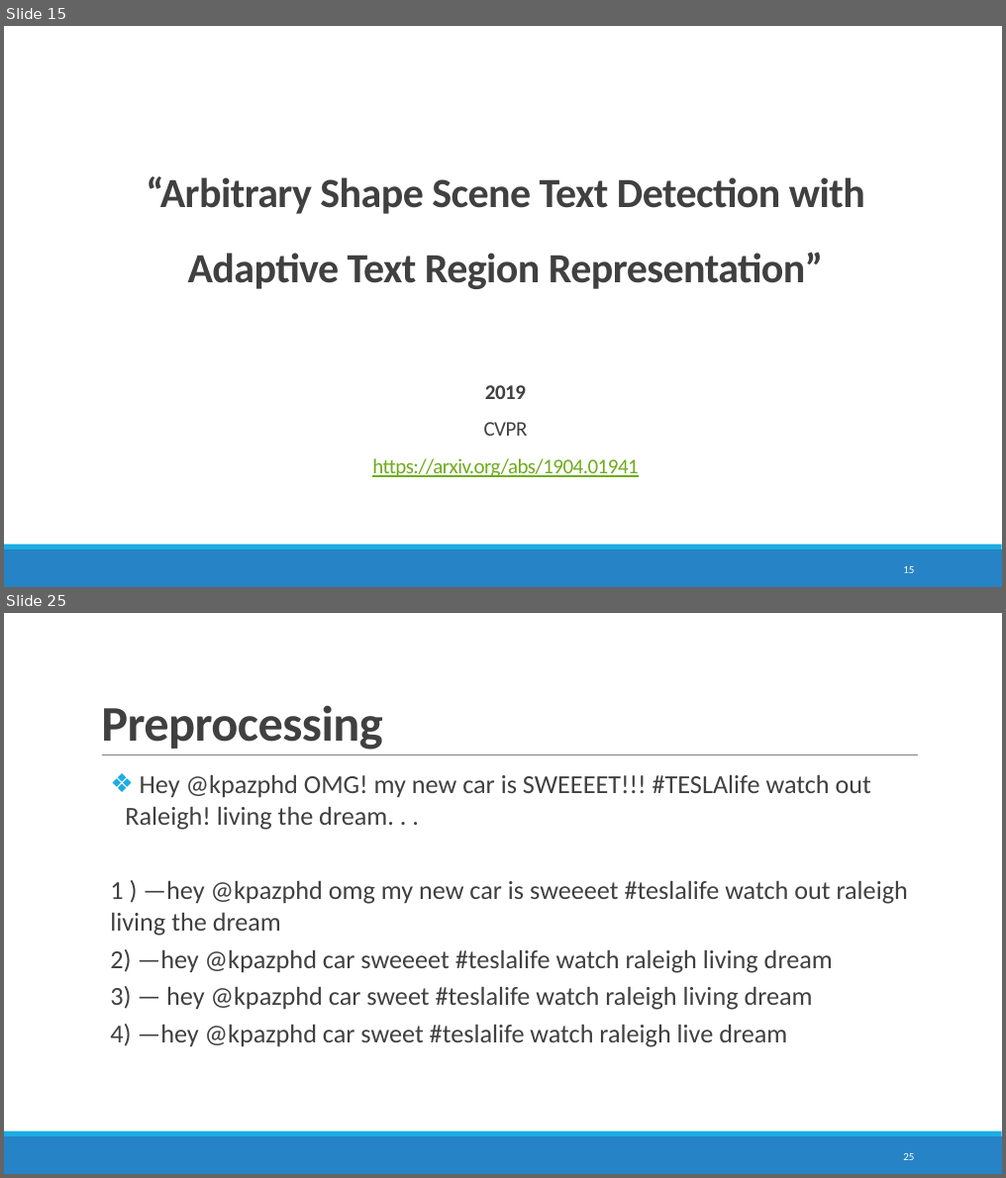
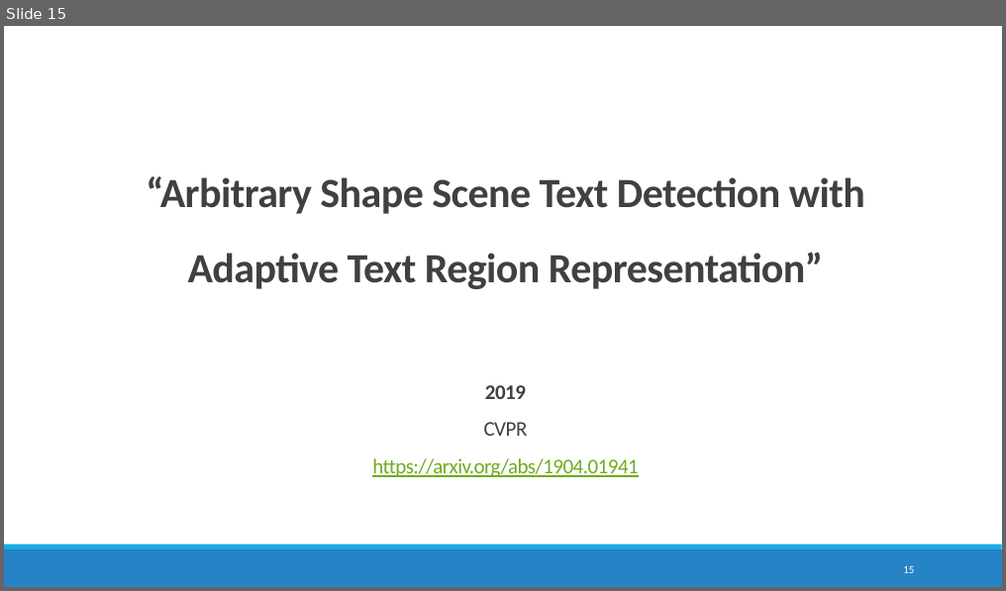
Before and after one commit to maryamhashemi/Text-Localization, a slide deck: Text Localization.pptx. Shown one above the other, each under a label of ours: slides 15 and 25 before the commit, slide 15 after it; the slides between them are not shown. The pictures are 1006x1178 and 1006x591 pixels, drawn with LibreOffice and Linux fonts; fonts in the diff are those of the drawing. Boxes give left, top, right and bottom in pixels: in the first picture for what was removed or moved away, otherwise in the second. Text is boxed around its words. In the diff, an @@ line names an element or a change of style, - is before the commit and + after.

Commit message:
Update slide.

```diff
--- a/Text Localization.pptx
+++ b/Text Localization.pptx
@@ slide 25 removed at <box>4,613,1002,1174</box>, background #FFFFFF; not listed: 2 template elements that a slide beside it also shows @@
@@ title removed at <box>101,705,383,750</box> @@
-Preprocessing
@@ line removed from (102, 756) to (918, 756) @@
@@ text removed at <box>110,774,908,1048</box> @@
-  ❖ Hey @kpazphd OMG! my new car is SWEEEET!!! #TESLAlife watch out Raleigh! living the dream. . .
-  1 ) —hey @kpazphd omg my new car is sweeeet #teslalife watch out raleigh living the dream
-  2) —hey @kpazphd car sweeeet #teslalife watch raleigh living dream
-  3) — hey @kpazphd car sweet #teslalife watch raleigh living dream
-  4) —hey @kpazphd car sweet #teslalife watch raleigh live dream
@@ page number removed at <box>903,1154,914,1160</box> @@
-25
```
Also in this commit, not shown: 23 other slides removed.
